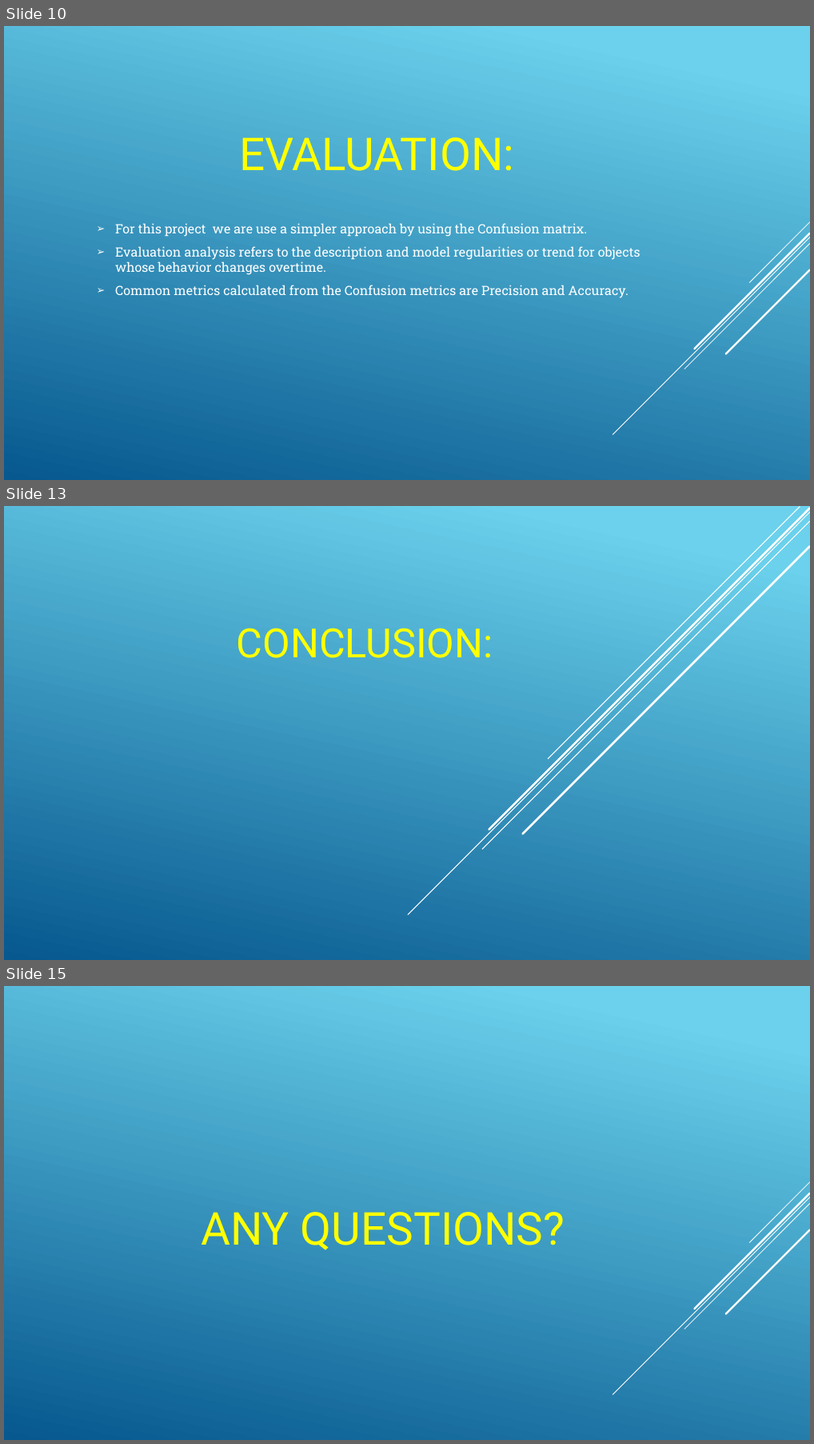
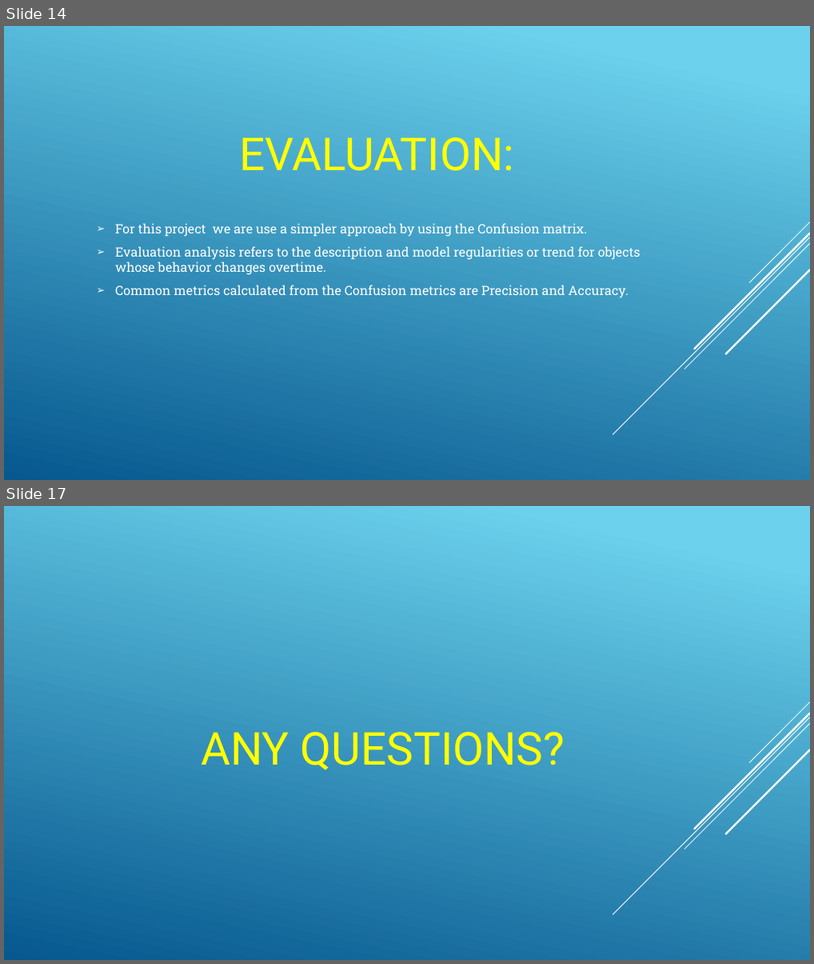
Before and after one commit to rashmirekha27/Loan_Officers, a slide deck: Project4_presentation.pptx. Shown one above the other, each under a label of ours: slides 10, 13 and 15 before the commit, slides 14 and 17 after it; the slides between them are not shown. The pictures are 814x1444 and 814x964 pixels, drawn with LibreOffice and Linux fonts; fonts in the diff are those of the drawing. Boxes give left, top, right and bottom in pixels: in the first picture for what was removed or moved away, otherwise in the second. Text is boxed around its words. In the diff, an @@ line names an element or a change of style, - is before the commit and + after.

```diff
--- a/Project4_presentation.pptx
+++ b/Project4_presentation.pptx
@@ slide 13 removed at (4, 506, 810, 960), background gradient #6ED2EB to #06588E @@
@@ line removed from (810, 512) to (408, 914) @@
@@ line removed from (810, 521) to (482, 849) @@
@@ line removed from (810, 508) to (489, 829) @@
@@ line removed from (800, 507) to (549, 759) @@
@@ line removed from (810, 547) to (523, 834) @@
@@ title removed at (237, 628, 494, 658) @@
-CONCLUSION:
@@ what was slide 10 is now slide 14 @@
@@ what was slide 15 is now slide 17 @@
```
Also in this commit, not shown: 6 slides changed, 7 slides added, 4 other slides removed, 2 other files.
